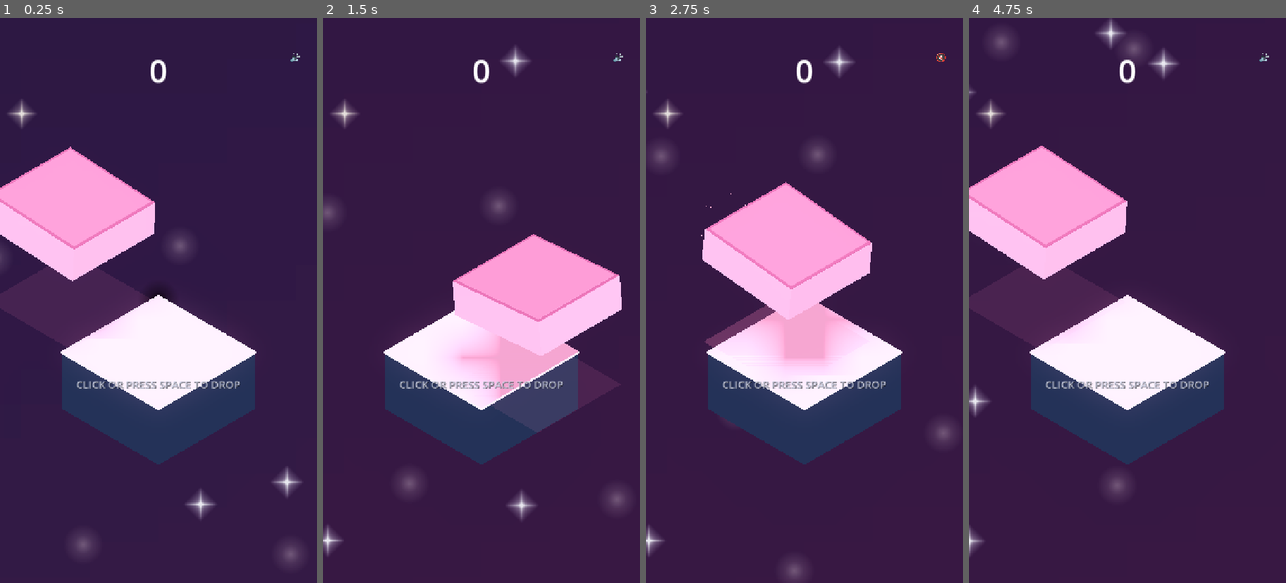
Above: before the commit, frames 1-4 (left to right).
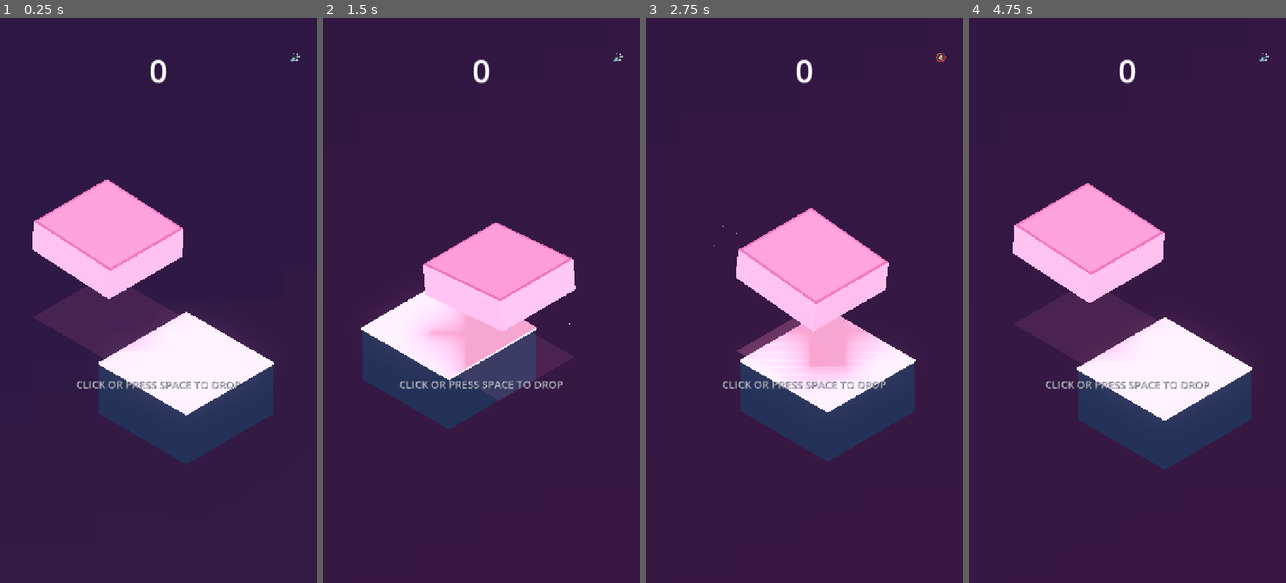
Above: after the commit, the same moments.

Repository: AakashJ91/stack
Game: Godot game, scene res://scenes/main.tscn
Same seed, same stepped clock (60 frames per second), same inputs: the game is played once before the commit and once after it.
Inputs:
- Up to frame 1 (0.25 s): no input
- Up to frame 2 (1.5 s): click "🔊" at 0.5 s; click "🔇" at 1.25 s
- Up to frame 3 (2.75 s): click "🔊" at 2 s
- Up to frame 4 (4.75 s): click "🔇" at 2.75 s; click "🔊" at 3.5 s; click "🔇" at 4.25 s

The runs differ from the first frame. In frame 1, 12% of the frame differs, in the area x 0-96%, y 14-97%; in frame 2, 18%, in the area x 0-96%, y 5-96%; in frame 3, 13%; in frame 4, 18%.

Commit message:
Revert background stars to restore clean pastel gradient background

Diff:
--- a/scripts/main.gd
+++ b/scripts/main.gd
@@ -50,16 +50,6 @@
 var bg_texture: GradientTexture2D
 var bg_material: StandardMaterial3D
 var bg_tween: Tween = null
-
-# Celestial & Dynamic Background Elements
-var bg_star_particles: CPUParticles3D
-var bg_mote_particles: CPUParticles3D
-var bg_hero_stars: Array[Dictionary] = []
-var bg_star_texture: ImageTexture
-var bg_bokeh_texture: GradientTexture2D
-var shooting_star_timer: float = 2.5
-var next_shooting_star_delay: float = 4.5
-var bg_anim_time: float = 0.0
 
 # Curated high-aesthetic pastel color palettes for stacking runs
 # Each palette has its own dedicated complementary atmospheric gradient background
@@ -177,369 +167,6 @@
 
 	camera.add_child(bg_quad)
 
-	# Generate celestial textures
-	bg_star_texture = _create_star_texture()
-	bg_bokeh_texture = _create_bokeh_texture()
-
-	# Setup starfield, floating stardust motes, and hero twinkling stars
-	_setup_starfield_particles()
-	_setup_mote_particles()
-	_setup_hero_stars()
-
-func _create_star_texture() -> ImageTexture:
-	var size = 64
-	var img = Image.create(size, size, false, Image.FORMAT_RGBA8)
-	var center = Vector2(size * 0.5, size * 0.5)
-	var radius = size * 0.48
-
-	for y in range(size):
-		for x in range(size):
-			var pos = Vector2(x + 0.5, y + 0.5)
-			var offset = pos - center
-			var dist = offset.length()
-			var nx = abs(offset.x) / radius
-			var ny = abs(offset.y) / radius
-
-			var core = exp(-dist * 0.28)
-			var ray_x = max(0.0, 1.0 - nx) * exp(-abs(offset.y) * 0.75)
-			var ray_y = max(0.0, 1.0 - ny) * exp(-abs(offset.x) * 0.75)
-			var diag1 = max(0.0, 1.0 - (nx + ny) * 0.9) * 0.35
-
-			var intensity = clamp(core * 0.65 + (ray_x + ray_y) * 0.75 + diag1, 0.0, 1.0)
-			img.set_pixel(x, y, Color(1.0, 1.0, 1.0, intensity))
-
-	return ImageTexture.create_from_image(img)
-
-func _create_bokeh_texture() -> GradientTexture2D:
-	var tex = GradientTexture2D.new()
-	tex.fill = GradientTexture2D.FILL_RADIAL
-	tex.fill_from = Vector2(0.5, 0.5)
-	tex.fill_to = Vector2(0.5, 0.0)
-	var g = Gradient.new()
-	g.colors = PackedColorArray([
-		Color(1.0, 1.0, 1.0, 0.95),
-		Color(1.0, 1.0, 1.0, 0.35),
-		Color(1.0, 1.0, 1.0, 0.0)
-	])
-	g.offsets = PackedFloat32Array([0.0, 0.45, 1.0])
-	tex.gradient = g
-	tex.width = 64
-	tex.height = 64
-	return tex
-
-func _setup_starfield_particles() -> void:
-	bg_star_particles = CPUParticles3D.new()
-	bg_star_particles.amount = 75
-	bg_star_particles.lifetime = 4.5
-	bg_star_particles.preprocess = 4.5
-	bg_star_particles.speed_scale = 0.85
-	bg_star_particles.emission_shape = CPUParticles3D.EMISSION_SHAPE_BOX
-	bg_star_particles.emission_box_extents = Vector3(22.0, 16.0, 0.5)
-	bg_star_particles.position = Vector3(0, 0, -42.0)
-	bg_star_particles.gravity = Vector3.ZERO
-	bg_star_particles.direction = Vector3(0.2, 0.1, 0)
-	bg_star_particles.spread = 180.0
-	bg_star_particles.initial_velocity_min = 0.02
-	bg_star_particles.initial_velocity_max = 0.08
-
-	var scale_curve = Curve.new()
-	scale_curve.add_point(Vector2(0.0, 0.0))
-	scale_curve.add_point(Vector2(0.25, 1.0))
-	scale_curve.add_point(Vector2(0.5, 0.35))
-	scale_curve.add_point(Vector2(0.75, 0.95))
-	scale_curve.add_point(Vector2(1.0, 0.0))
-	bg_star_particles.scale_amount_curve = scale_curve
-	bg_star_particles.scale_amount_min = 0.12
-	bg_star_particles.scale_amount_max = 0.36
-
-	var quad = QuadMesh.new()
-	quad.size = Vector2(0.7, 0.7)
-
-	var mat = StandardMaterial3D.new()
-	mat.shading_mode = StandardMaterial3D.SHADING_MODE_UNSHADED
-	mat.transparency = BaseMaterial3D.TRANSPARENCY_ALPHA
-	mat.albedo_texture = bg_star_texture
-	mat.billboard_mode = BaseMaterial3D.BILLBOARD_PARTICLES
-	mat.vertex_color_use_as_albedo = true
-	quad.material = mat
-	bg_star_particles.mesh = quad
-	bg_star_particles.color = Color(0.95, 0.96, 1.0, 0.85)
-
-	camera.add_child(bg_star_particles)
-
-func _setup_mote_particles() -> void:
-	bg_mote_particles = CPUParticles3D.new()
-	bg_mote_particles.amount = 30
-	bg_mote_particles.lifetime = 6.5
-	bg_mote_particles.preprocess = 6.0
-	bg_mote_particles.speed_scale = 0.85
-	bg_mote_particles.emission_shape = CPUParticles3D.EMISSION_SHAPE_BOX
-	bg_mote_particles.emission_box_extents = Vector3(20.0, 15.0, 0.5)
-	bg_mote_particles.position = Vector3(0, 0, -41.0)
-	bg_mote_particles.gravity = Vector3(0, 0.25, 0)
-	bg_mote_particles.direction = Vector3(0.1, 1.0, 0)
-	bg_mote_particles.spread = 45.0
-	bg_mote_particles.initial_velocity_min = 0.12
-	bg_mote_particles.initial_velocity_max = 0.38
-
-	var mote_curve = Curve.new()
-	mote_curve.add_point(Vector2(0.0, 0.0))
-	mote_curve.add_point(Vector2(0.2, 0.85))
-	mote_curve.add_point(Vector2(0.8, 0.85))
-	mote_curve.add_point(Vector2(1.0, 0.0))
-	bg_mote_particles.scale_amount_curve = mote_curve
-	bg_mote_particles.scale_amount_min = 0.22
-	bg_mote_particles.scale_amount_max = 0.60
-
-	var quad = QuadMesh.new()
-	quad.size = Vector2(0.85, 0.85)
-
-	var mat = StandardMaterial3D.new()
-	mat.shading_mode = StandardMaterial3D.SHADING_MODE_UNSHADED
-	mat.transparency = BaseMaterial3D.TRANSPARENCY_ALPHA
-	mat.albedo_texture = bg_bokeh_texture
-	mat.billboard_mode = BaseMaterial3D.BILLBOARD_PARTICLES
-	mat.vertex_color_use_as_albedo = true
-	quad.material = mat
-	bg_mote_particles.mesh = quad
-	bg_mote_particles.color = Color(0.88, 0.92, 1.0, 0.45)
-
-	camera.add_child(bg_mote_particles)
-
-func _setup_hero_stars() -> void:
-	for item in bg_hero_stars:
-		if is_instance_valid(item.get("mesh")):
-			(item["mesh"] as Node).queue_free()
-	bg_hero_stars.clear()
-
-	var star_positions = [
-		Vector3(-7.2, 5.8, -40.5),
-		Vector3(6.5, 6.2, -40.5),
-		Vector3(-8.5, -1.8, -40.5),
-		Vector3(7.8, -3.5, -40.5),
-		Vector3(1.2, 6.8, -40.5),
-		Vector3(-4.5, -6.0, -40.5),
-		Vector3(5.2, 1.5, -40.5),
-		Vector3(-2.8, 3.8, -40.5)
-	]
-
-	for i in range(star_positions.size()):
-		var pos = star_positions[i]
-		var star_mesh_inst = MeshInstance3D.new()
-		var qm = QuadMesh.new()
-		var base_scale = randf_range(0.45, 0.85)
-		qm.size = Vector2(base_scale, base_scale)
-		star_mesh_inst.mesh = qm
-		star_mesh_inst.position = pos
-		star_mesh_inst.cast_shadow = GeometryInstance3D.SHADOW_CASTING_SETTING_OFF
-
-		var mat = StandardMaterial3D.new()
-		mat.shading_mode = StandardMaterial3D.SHADING_MODE_UNSHADED
-		mat.transparency = BaseMaterial3D.TRANSPARENCY_ALPHA
-		mat.albedo_texture = bg_star_texture
-		mat.albedo_color = Color(1.0, 0.98, 0.92, randf_range(0.65, 0.95))
-		star_mesh_inst.material_override = mat
-
-		camera.add_child(star_mesh_inst)
-
-		bg_hero_stars.append({
-			"mesh": star_mesh_inst,
-			"mat": mat,
-			"pos": pos,
-			"base_scale": base_scale,
-			"rot_speed": randf_range(-0.35, 0.35),
-			"pulse_speed": randf_range(1.2, 2.5),
-			"phase": randf_range(0.0, TAU)
-		})
-
-func _spawn_shooting_star() -> void:
-	if not is_instance_valid(camera) or not bg_star_texture:
-		return
-
-	var from_left = randf() > 0.5
-	var start_x = randf_range(-14.0, -9.0) if from_left else randf_range(9.0, 14.0)
-	var end_x = randf_range(6.0, 12.0) if from_left else randf_range(-12.0, -6.0)
-	var start_y = randf_range(5.5, 9.5)
-	var end_y = start_y - randf_range(4.5, 7.0)
-
-	var start_pos = Vector3(start_x, start_y, -40.2)
-	var end_pos = Vector3(end_x, end_y, -40.2)
-
-	var star_root = Node3D.new()
-	star_root.position = start_pos
-	camera.add_child(star_root)
-
-	var head = MeshInstance3D.new()
-	var head_mesh = QuadMesh.new()
-	head_mesh.size = Vector2(0.6, 0.6)
-	var head_mat = StandardMaterial3D.new()
-	head_mat.shading_mode = StandardMaterial3D.SHADING_MODE_UNSHADED
-	head_mat.transparency = BaseMaterial3D.TRANSPARENCY_ALPHA
-	head_mat.albedo_texture = bg_star_texture
-	head_mat.albedo_color = Color(1.0, 0.98, 0.90, 1.0)
-	head.mesh = head_mesh
-	head.material_override = head_mat
-	head.cast_shadow = GeometryInstance3D.SHADOW_CASTING_SETTING_OFF
-	star_root.add_child(head)
-
-	var trail = CPUParticles3D.new()
-	trail.emitting = true
-	trail.amount = 24
-	trail.lifetime = 0.38
-	trail.speed_scale = 1.0
-	trail.local_coords = false
-	trail.gravity = Vector3.ZERO
-	trail.initial_velocity_min = 0.1
-	trail.initial_velocity_max = 0.5
-	trail.spread = 180.0
-	trail.scale_amount_min = 0.1
-	trail.scale_amount_max = 0.28
-	trail.color = Color(1.0, 0.96, 0.88, 0.85)
-
-	var trail_mesh = BoxMesh.new()
-	trail_mesh.size = Vector3(0.06, 0.06, 0.06)
-	var trail_mat = StandardMaterial3D.new()
-	trail_mat.shading_mode = StandardMaterial3D.SHADING_MODE_UNSHADED
-	trail_mesh.material = trail_mat
-	trail.mesh = trail_mesh
-	star_root.add_child(trail)
-
-	var duration = randf_range(0.6, 0.8)
-	var tween = star_root.create_tween().set_parallel(true).set_trans(Tween.TRANS_QUAD).set_ease(Tween.EASE_OUT)
-	tween.tween_property(star_root, "position", end_pos, duration)
-	tween.tween_property(head_mat, "albedo_color:a", 0.0, duration * 0.4).set_delay(duration * 0.6)
-	tween.chain().tween_callback(func():
-		if is_instance_valid(trail):
-			trail.emitting = false
-		get_tree().create_timer(0.4).timeout.connect(func():
-			if is_instance_valid(star_root):
-				star_root.queue_free()
-		)
-	)
-
-func _spawn_cosmic_background_ripple() -> void:
-	if not is_instance_valid(camera) or not bg_star_texture:
-		return
-	var ripple = CPUParticles3D.new()
-	ripple.emitting = true
-	ripple.one_shot = true
-	ripple.explosiveness = 0.92
-	ripple.amount = 22
-	ripple.lifetime = 0.9
-	ripple.emission_shape = CPUParticles3D.EMISSION_SHAPE_RING
-	ripple.emission_ring_radius = 0.8
-	ripple.emission_ring_inner_radius = 0.4
-	ripple.emission_ring_axis = Vector3.BACK
-	ripple.position = Vector3(0, 0, -40.3)
-	ripple.direction = Vector3.UP
-	ripple.spread = 180.0
-	ripple.initial_velocity_min = 2.5
-	ripple.initial_velocity_max = 5.0
-	ripple.gravity = Vector3.ZERO
-	ripple.scale_amount_min = 0.16
-	ripple.scale_amount_max = 0.38
-
-	var box_c = _get_box_shade(stack.size())
-	ripple.color = box_c.lerp(Color.WHITE, 0.55)
-
-	var quad = QuadMesh.new()
-	quad.size = Vector2(0.65, 0.65)
-	var mat = StandardMaterial3D.new()
-	mat.shading_mode = StandardMaterial3D.SHADING_MODE_UNSHADED
-	mat.transparency = BaseMaterial3D.TRANSPARENCY_ALPHA
-	mat.albedo_texture = bg_star_texture
-	mat.billboard_mode = BaseMaterial3D.BILLBOARD_PARTICLES
-	quad.material = mat
-	ripple.mesh = quad
-
-	camera.add_child(ripple)
-	get_tree().create_timer(1.1).timeout.connect(func():
-		if is_instance_valid(ripple):
-			ripple.queue_free()
-	)
-
-# Floating 3D/Screen score popups
-func _spawn_floating_score_popup(world_pos: Vector3, text: String, color: Color, is_special: bool) -> void:
-	if not is_instance_valid(camera):
-		return
-	var screen_pos = camera.unproject_position(world_pos + Vector3(0, 0.6, 0))
-	var label = Label.new()
-	label.text = text
-	label.horizontal_alignment = HORIZONTAL_ALIGNMENT_CENTER
-	label.vertical_alignment = VERTICAL_ALIGNMENT_CENTER
-
-	var font_size = 38 if is_special else 26
-	label.add_theme_font_size_override("font_size", font_size)
-	label.add_theme_color_override("font_color", color)
-	label.add_theme_color_override("font_shadow_color", Color(0, 0, 0, 0.75))
-	label.add_theme_constant_override("shadow_offset_x", 2)
-	label.add_theme_constant_override("shadow_offset_y", 2)
-
-	label.size = Vector2(260, 60)
-	label.pivot_offset = Vector2(130, 30)
-	label.position = screen_pos - Vector2(130, 30)
-	label.mouse_filter = Control.MOUSE_FILTER_IGNORE
-
-	ui_layer.add_child(label)
-
-	var tw = label.create_tween().set_parallel(true)
-	label.scale = Vector2(1.4, 1.4) if is_special else Vector2(1.15, 1.15)
-	tw.tween_property(label, "scale", Vector2.ONE, 0.22).set_trans(Tween.TRANS_BACK).set_ease(Tween.EASE_OUT)
-	tw.tween_property(label, "position:y", label.position.y - (50.0 if is_special else 34.0), 0.50).set_ease(Tween.EASE_OUT)
-	tw.tween_property(label, "modulate:a", 0.0, 0.20).set_delay(0.32)
-	tw.chain().tween_callback(label.queue_free)
-
-# Milestone Announcements & Celebrations
-func _check_milestone(current_score: int) -> void:
-	var milestone_titles = {
-		10: "★ 10 BLOCKS - TOWER RISING! ★",
-		20: "★ 20 BLOCKS - SKY HIGH! ★",
-		30: "★ 30 BLOCKS - STRATOSPHERE! ★",
-		40: "★ 40 BLOCKS - COSMIC REALM! ★",
-		50: "★ 50 BLOCKS - MASTER BUILDER! ★",
-		75: "★ 75 BLOCKS - CELESTIAL PINNACLE! ★",
-		100: "★ 100 BLOCKS - TOWER OF ETERNITY! ★"
-	}
-	if milestone_titles.has(current_score):
-		var title = milestone_titles[current_score]
-		sound_mgr.play_milestone()
-		trigger_screen_shake(0.35)
-		_spawn_milestone_banner(title)
-		_spawn_cosmic_background_ripple()
-		if OS.has_feature("android"):
-			Input.vibrate_handheld(120)
-
-func _spawn_milestone_banner(text: String) -> void:
-	var banner = Label.new()
-	banner.text = text
-	banner.horizontal_alignment = HORIZONTAL_ALIGNMENT_CENTER
-	banner.vertical_alignment = VERTICAL_ALIGNMENT_CENTER
-	banner.add_theme_font_size_override("font_size", 30)
-	banner.add_theme_color_override("font_color", Color(1.0, 0.95, 0.45))
-	banner.add_theme_color_override("font_shadow_color", Color(0, 0, 0, 0.85))
-	banner.add_theme_constant_override("shadow_offset_x", 3)
-	banner.add_theme_constant_override("shadow_offset_y", 3)
-
-	var vp_size = get_viewport().get_visible_rect().size
-	banner.size = Vector2(vp_size.x, 80)
-	banner.position = Vector2(0, 220)
-	banner.pivot_offset = Vector2(vp_size.x * 0.5, 40)
-	banner.mouse_filter = Control.MOUSE_FILTER_IGNORE
-	banner.scale = Vector2(0.5, 0.5)
-	banner.modulate.a = 0.0
-
-	ui_layer.add_child(banner)
-
-	var tw = banner.create_tween()
-	tw.set_parallel(true).set_trans(Tween.TRANS_BACK).set_ease(Tween.EASE_OUT)
-	tw.tween_property(banner, "scale", Vector2.ONE, 0.35)
-	tw.tween_property(banner, "modulate:a", 1.0, 0.25)
-	tw.chain().tween_interval(1.2)
-	tw.chain().set_parallel(true).set_trans(Tween.TRANS_QUAD).set_ease(Tween.EASE_IN)
-	tw.tween_property(banner, "scale", Vector2(1.2, 1.2), 0.3)
-	tw.tween_property(banner, "modulate:a", 0.0, 0.3)
-	tw.chain().tween_callback(banner.queue_free)
-
 func _transition_gradient_background(target_top: Color, target_bottom: Color) -> void:
 	if not bg_gradient or bg_gradient.colors.size() < 2:
 		return
@@ -557,12 +184,6 @@
 			bg_gradient.colors = PackedColorArray([bg_gradient.colors[0], c])
 	, current_bottom, target_bottom, 0.7)
 
-	# Harmonize floating stardust bokeh tint
-	if is_instance_valid(bg_mote_particles):
-		var mote_c = target_bottom.lerp(Color.WHITE, 0.45)
-		mote_c.a = 0.45
-		bg_mote_particles.color = mote_c
-
 func _update_height_gradient_tint(height_index: int) -> void:
 	if not bg_gradient:
 		return
@@ -899,7 +520,15 @@
 	screen_shake_trauma = clamp(screen_shake_trauma + amount, 0.0, 1.0)
 
 func _process(delta: float) -> void:
-	# Smooth camera tracking
+	# Dynamic camera tracking: vertical climb + horizontal cube alignment
+	var target_focus_x = current_target_pos.x
+	var target_focus_z = current_target_pos.z
+	if is_instance_valid(active_box) and state in [GameState.READY, GameState.PLAYING, GameState.DROPPING]:
+		var cube_pos = active_box.global_position
+		target_focus_x = lerp(current_target_pos.x, cube_pos.x, 0.42)
+		target_focus_z = lerp(current_target_pos.z, cube_pos.z, 0.42)
+	camera_pivot.position.x = lerp(camera_pivot.position.x, target_focus_x, delta * 5.2)
+	camera_pivot.position.z = lerp(camera_pivot.position.z, target_focus_z, delta * 5.2)
 	camera_pivot.position.y = lerp(camera_pivot.position.y, target_camera_y, delta * 3.5)
 
 	# Screen shake decay
@@ -974,7 +603,7 @@
 	var win_size = get_viewport().get_visible_rect().size
 	if win_size.y > 0 and is_instance_valid(camera):
 		var aspect = win_size.x / win_size.y
-		var base_size = 11.5
+		var base_size = 12.8
 		if aspect < 0.5625:
 			# If narrower than standard portrait (9:16), zoom out camera slightly so nothing cuts off
 			camera.size = base_size * (0.5625 / aspect)
